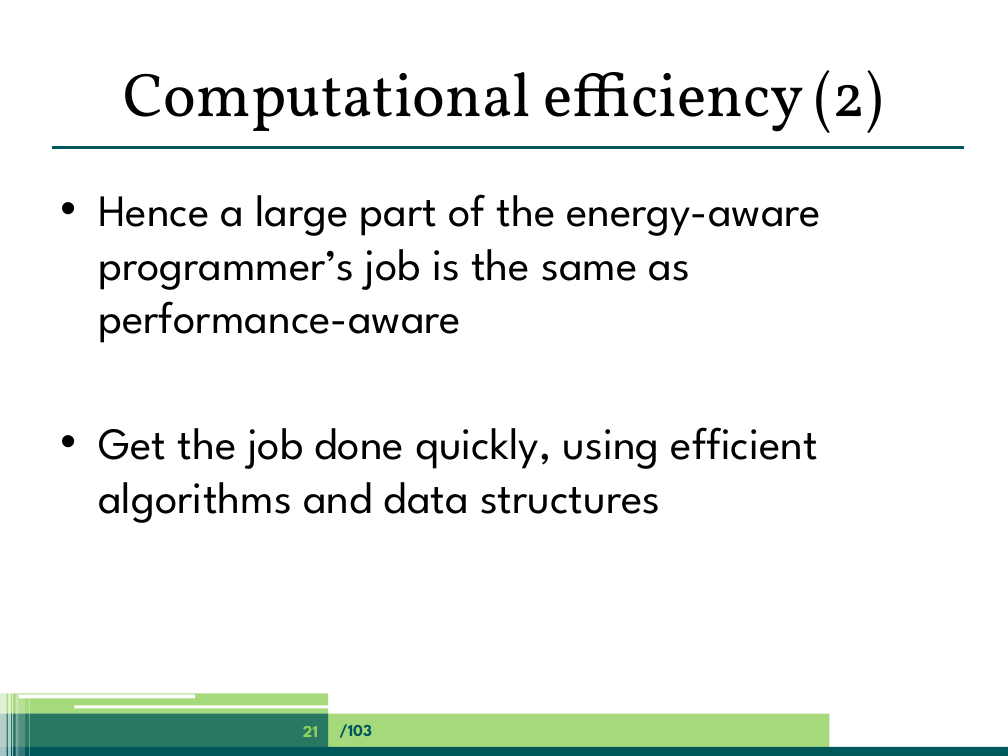
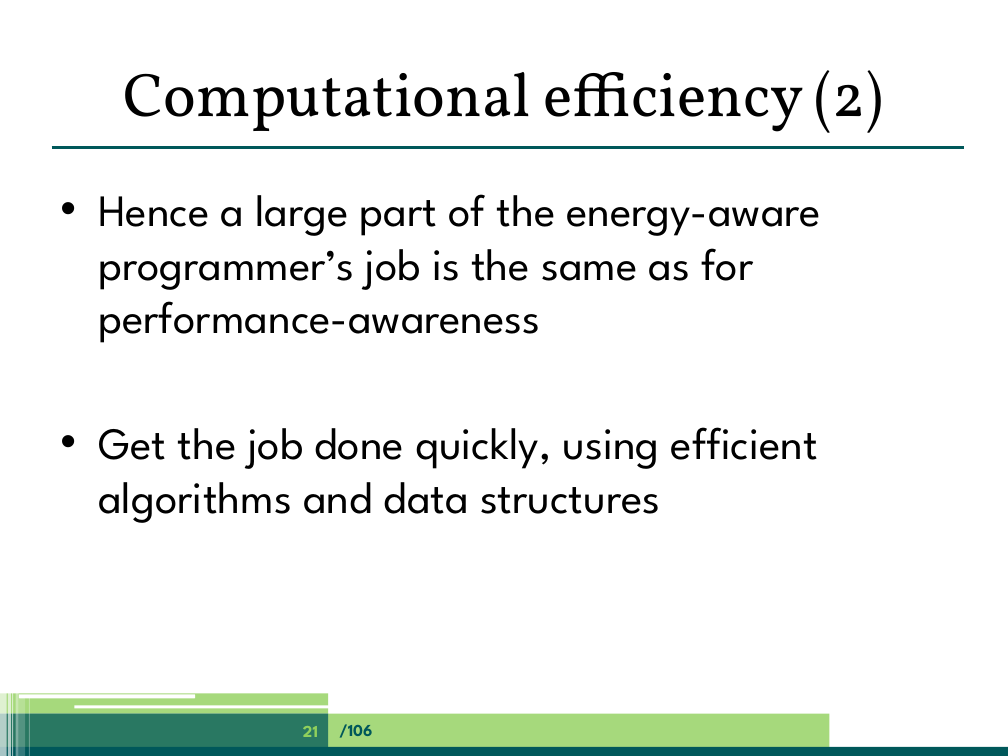
Before and after one commit to jpgallagher/ict-e-summerschool-aalborg, a slide deck: slide 21 of summerschool-aalborg-jpg.pptx. Drawn at 1008x756 pixels with LibreOffice and Linux fonts; fonts in the diff are those of the drawing. Boxes give left, top, right and bottom in pixels: in the first picture for what was removed or moved away, otherwise in the second. Text is boxed around its words. In the diff, an @@ line names an element or a change of style, - is before the commit and + after.

Commit message:
Minor updates

```diff
--- a/summerschool-aalborg-jpg.pptx
+++ b/summerschool-aalborg-jpg.pptx
@@ text at [98, 194, 821, 343]: text changed @@
-• Hence a large part of the energy-aware programmer’s job is the same as performance-aware
+• Hence a large part of the energy-aware programmer’s job is the same as for performance-awareness
@@ text at [339, 724, 372, 738]: text changed @@
-/103
+/106
```
Also in this commit, not shown: 101 other slides changed, 3 slides added.
